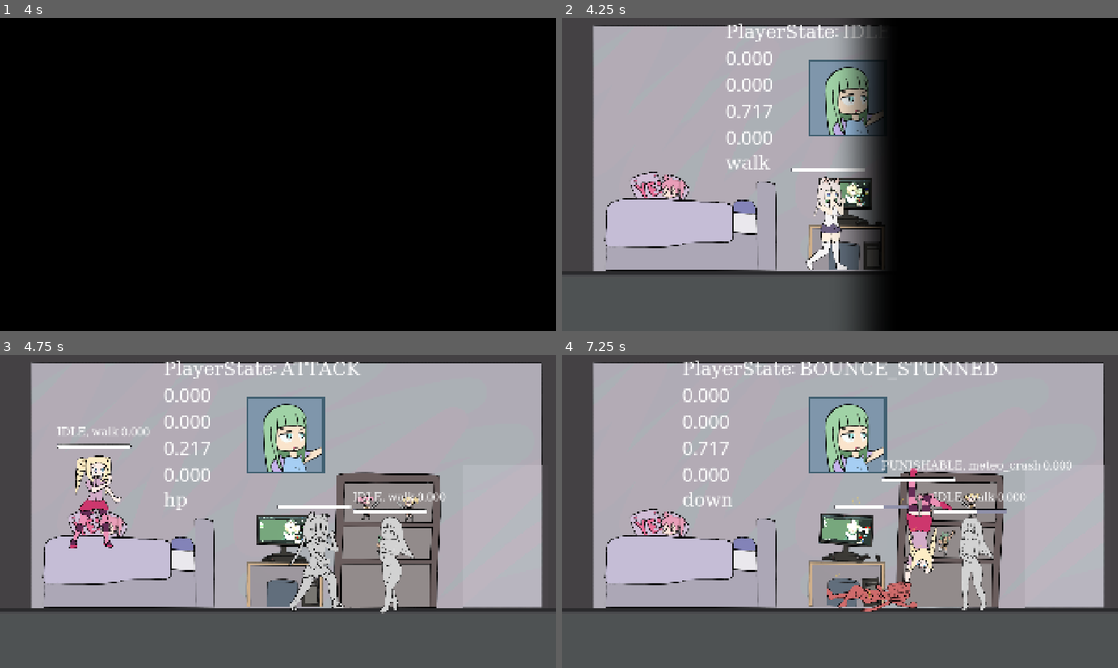
Above: before the commit, frames 1-4 (two rows, left to right).
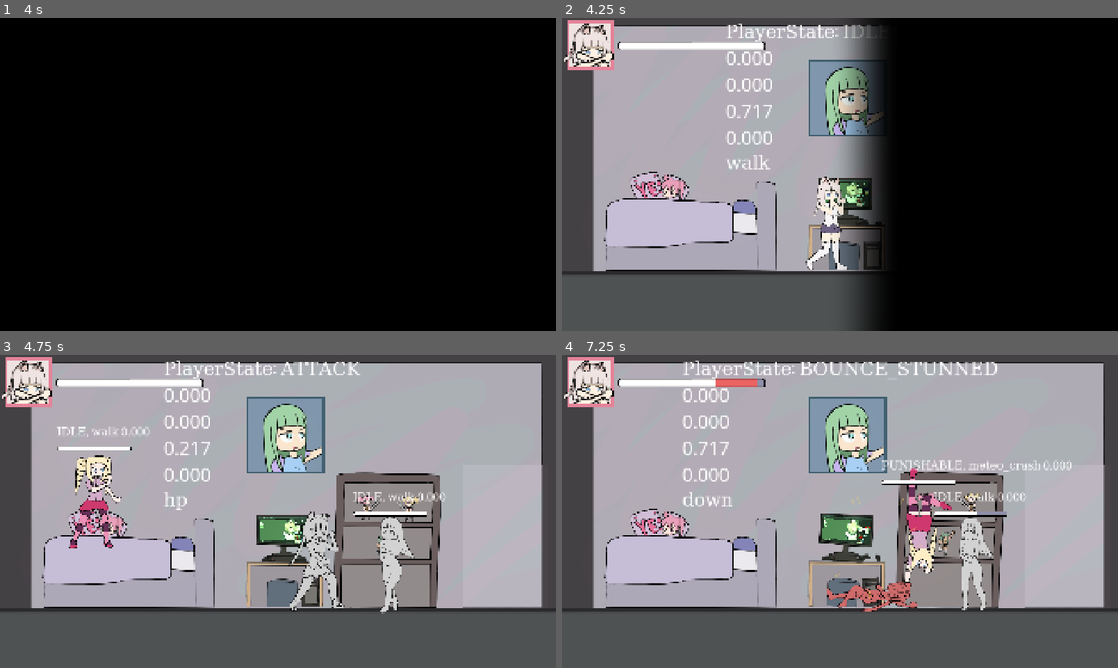
Above: after the commit, the same moments.

Repository: BeatMil/AnimuFight
Game: Godot game, scene res://scenes/main_menu.tscn
Two runs of this game, one before a commit and one after it. Both use one fixed random seed, a clock stepped at 60 frames per second and the inputs below.
Inputs (mouse positions are in pixels of both pictures, inside the frame that each line leads up to):
- Up to frame 1 (4 s): click "Start" at 0.5 s; tap Enter (ui_accept) at 1.25, 1.52, 2.27, 3.77 s; move the mouse to (400, 158) at 1.27 s; hold , (execute) 1.28-2.03 s; hold D (right) 1.28-2.78 s; click (400, 158) at 1.42 s; tap J (hp) at 1.55, 2.1, 3.05 s; move the mouse to (166, 190) at 2.02 s; tap , (execute) at 2.3, 3.8 s; move the mouse to (333, 105) at 2.77 s; hold A (left) 2.78-3.53 s; hold Space (block) 2.78-3.53 s; move the mouse to (250, 237) at 3.52 s; hold D (right) from 3.53 s (still down); tap L (dodge) at 3.6 s; click (250, 237) at 3.67 s
- Up to frame 2 (4.25 s): keep holding D (right)
- Up to frame 3 (4.75 s): keep holding D (right); move the mouse to (444, 558) at 4.27 s; hold , (execute) from 4.28 s (still down); tap Enter (ui_accept) at 4.52 s; tap J (hp) at 4.55 s
- Up to frame 4 (7.25 s): move the mouse to (673, 464) at 5.02 s; release D (right) at 5.03 s; release , (execute) at 5.03 s; hold A (left) 5.03-5.78 s; tap U (grab) at 5.1 s; tap Enter (ui_accept) at 5.27, 6.77 s; tap , (execute) at 5.3, 6.8 s; move the mouse to (867, 511) at 5.77 s; hold D (right) 5.78-6.53 s; hold J (hp) 5.78-6.53 s; click (867, 511) at 5.92 s; move the mouse to (756, 433) at 6.52 s; hold A (left) from 6.53 s (still down); tap K (lp) at 6.6 s

Frame 1 is identical in both runs. In frame 2, 2.3% of the frame differs, in the area x 0-56%, y 0-61%; in frame 3, 3.0%; in frame 4, 3.1%, in the area x 0-80%, y 0-61%.

Commit message:
Update hp_bar
looks way better now XD

Diff:
--- a/nodes/boss01.tscn
+++ b/nodes/boss01.tscn
@@ -2006,6 +2006,12 @@
 wait_time = 0.5
 autostart = true
 
+[node name="HpBar" parent="." index="12"]
+offset_left = -128.0
+offset_top = -184.0
+offset_right = 128.0
+offset_bottom = -168.0
+
 [connection signal="animation_finished" from="AnimationPlayer" to="." method="_on_animation_player_animation_finished"]
 [connection signal="timeout" from="Timer" to="." method="_on_timer_timeout"]
 [connection signal="body_entered" from="LpRange" to="." method="_on_lp_range_body_entered"]
--- a/nodes/enemy_01.tscn
+++ b/nodes/enemy_01.tscn
@@ -1711,6 +1711,12 @@
 [node name="AttackTimer" type="Timer" parent="." index="13"]
 wait_time = 0.5
 
+[node name="HpBar" parent="." index="14"]
+offset_left = -128.0
+offset_top = -184.0
+offset_right = 128.0
+offset_bottom = -168.0
+
 [connection signal="animation_finished" from="AnimationPlayer" to="." method="_on_animation_player_animation_finished"]
 [connection signal="timeout" from="Timer" to="." method="_on_timer_timeout"]
 [connection signal="body_entered" from="LpRangeR" to="." method="_on_lp_range_r_body_entered"]
--- a/nodes/enemy_02.tscn
+++ b/nodes/enemy_02.tscn
@@ -1660,7 +1660,7 @@
 collision_mask = 15
 script = ExtResource("2_tp74s")
 is_notarget = false
-hp = 30
+hp = 15
 
 [node name="Sprite2D" parent="." index="0"]
 texture = ExtResource("1_3e6vd")
@@ -1726,6 +1726,12 @@
 
 [node name="AttackTimer" type="Timer" parent="." index="13"]
 wait_time = 0.5
+
+[node name="HpBar" parent="." index="14"]
+offset_left = -128.0
+offset_top = -184.0
+offset_right = 128.0
+offset_bottom = -168.0
 
 [connection signal="animation_finished" from="AnimationPlayer" to="." method="_on_animation_player_animation_finished"]
 [connection signal="timeout" from="Timer" to="." method="_on_timer_timeout"]
--- a/nodes/hp_bar.tscn
+++ b/nodes/hp_bar.tscn
@@ -1,21 +1,31 @@
-[gd_scene load_steps=6 format=3 uid="uid://cwih0xhe7lqho"]
+[gd_scene load_steps=7 format=3 uid="uid://cwih0xhe7lqho"]
 
 [ext_resource type="Texture2D" uid="uid://c3b6kk7qnc1da" path="res://media/sprites/hp_bar/hp_bar_background.png" id="1_8oovt"]
+[ext_resource type="Texture2D" uid="uid://bwloo3t4ienrm" path="res://media/sprites/hp_bar/hp_bar_foreground_thick.png" id="1_e7xo8"]
 [ext_resource type="Script" uid="uid://cflm7852np3ah" path="res://scripts/hp_bar.gd" id="1_rawco"]
-[ext_resource type="Texture2D" uid="uid://deiwkhjig4ipl" path="res://media/sprites/hp_bar/hp_bar_foreground.png" id="2_e7xo8"]
 [ext_resource type="Texture2D" uid="uid://dx1iv6cw3fqwe" path="res://media/sprites/hp_bar/hp_bar_inner.png" id="3_gcqa6"]
+[ext_resource type="Texture2D" uid="uid://qgwqsqni7ddo" path="res://media/sprites/hp_bar/hp_bar_red.png" id="5_gcqa6"]
 
 [sub_resource type="Theme" id="Theme_cs48e"]
 
 [node name="HpBar" type="TextureProgressBar"]
-offset_left = -128.0
-offset_top = -192.0
-offset_right = 128.0
-offset_bottom = -176.0
+offset_right = 256.0
+offset_bottom = 16.0
 theme = SubResource("Theme_cs48e")
 max_value = 5.0
-value = 3.0
-texture_under = ExtResource("1_8oovt")
-texture_over = ExtResource("2_e7xo8")
+step = 0.1
+value = 4.0
+texture_over = ExtResource("1_e7xo8")
 texture_progress = ExtResource("3_gcqa6")
 script = ExtResource("1_rawco")
+
+[node name="BackBar" type="TextureProgressBar" parent="."]
+show_behind_parent = true
+layout_mode = 0
+offset_right = 256.0
+offset_bottom = 20.0
+max_value = 5.0
+step = 0.1
+value = 5.0
+texture_under = ExtResource("1_8oovt")
+texture_progress = ExtResource("5_gcqa6")
--- a/nodes/player.tscn
+++ b/nodes/player.tscn
@@ -6,6 +6,7 @@
 [ext_resource type="Script" uid="uid://d3ir3n0svk323" path="res://scripts/player.gd" id="2_t4427"]
 [ext_resource type="FontFile" uid="uid://di6hlk3rdui6r" path="res://media/fonts/NotoNaskhArabicUI-Regular.ttf" id="3_q6yga"]
 [ext_resource type="Texture2D" uid="uid://lo6pn004mau8" path="res://media/sprites/char1/FirstChar_idle.png" id="3_uo2uk"]
+[ext_resource type="PackedScene" uid="uid://cwih0xhe7lqho" path="res://nodes/hp_bar.tscn" id="4_0a5oy"]
 [ext_resource type="PackedScene" uid="uid://bebekibsp4il2" path="res://nodes/camera_2d.tscn" id="4_uqopg"]
 [ext_resource type="Texture2D" uid="uid://d2vdd4fbwjquv" path="res://media/sprites/char1/vanilla_air_slam.png" id="6_2anje"]
 [ext_resource type="AudioStream" uid="uid://esqhx6i0655e" path="res://media/sfxs/gura_a.wav" id="8_g2x0t"]
@@ -4094,6 +4095,31 @@
 theme_override_fonts/font = ExtResource("3_q6yga")
 theme_override_font_sizes/font_size = 64
 
+[node name="HpBar2" parent="CanvasLayer" index="1" instance=ExtResource("4_0a5oy")]
+offset_left = 190.0
+offset_top = 79.0
+offset_right = 446.0
+offset_bottom = 95.0
+scale = Vector2(2, 2)
+size_flags_vertical = 0
+
+[node name="FirstCharBlock" type="Sprite2D" parent="CanvasLayer" index="2"]
+position = Vector2(8, 0)
+texture = ExtResource("11_xlakb")
+centered = false
+region_enabled = true
+region_rect = Rect2(195, 30, 169, 169)
+
+[node name="Polygon2D" type="Polygon2D" parent="CanvasLayer/FirstCharBlock" index="0"]
+show_behind_parent = true
+color = Color(0.900531, 0.521334, 0.604143, 1)
+polygon = PackedVector2Array(8, 8, 168, 8, 168, 176, 8, 176)
+
+[node name="Polygon2D2" type="Polygon2D" parent="CanvasLayer/FirstCharBlock" index="1"]
+show_behind_parent = true
+color = Color(0.941176, 0.898039, 0.886275, 1)
+polygon = PackedVector2Array(16, 16, 160, 16, 160, 168, 16, 168)
+
 [node name="Sprite2D" parent="." index="1"]
 texture = ExtResource("3_uo2uk")
 
@@ -4151,6 +4177,9 @@
 visible = false
 position = Vector2(387, 0)
 shape = SubResource("RectangleShape2D_8u5p4")
+
+[node name="HpBar" parent="." index="10"]
+visible = false
 
 [node name="WorldEnvironment" type="WorldEnvironment" parent="." index="12"]
 environment = SubResource("Environment_3pser")
--- a/nodes/stage01/bed.tscn
+++ b/nodes/stage01/bed.tscn
@@ -264,4 +264,9 @@
 [node name="AudioStreamPlayer" type="AudioStreamPlayer" parent="AnimationPlayer"]
 bus = &"SmolBus"
 
+[node name="Shadow" type="Polygon2D" parent="."]
+visible = false
+color = Color(0, 0, 0, 0.204)
+polygon = PackedVector2Array(-216, -104, -216, -144, -208, -176, -104, -184, -8, -160, 8, -96, 216, -96, 224, -152, 312, -152, 312, 160, -312, 160, -304, -96)
+
 [connection signal="area_entered" from="Area2D" to="." method="_on_area_2d_area_entered"]
--- a/nodes/stage01/desktop.tscn
+++ b/nodes/stage01/desktop.tscn
@@ -406,10 +406,19 @@
 [sub_resource type="Environment" id="Environment_c5wp5"]
 background_mode = 3
 glow_enabled = true
+glow_intensity = 1.91
+glow_strength = 0.74
 glow_blend_mode = 1
+glow_hdr_threshold = 0.76
+glow_hdr_scale = 1.07
 
 [node name="Desktop" type="Node2D"]
 script = ExtResource("1_yk18u")
+
+[node name="Shadow" type="Polygon2D" parent="."]
+visible = false
+color = Color(0, 0, 0, 0.286)
+polygon = PackedVector2Array(-104, -184, 104, -184, 104, -40, 144, -32, 144, 152, -144, 152, -144, -24, -104, -32)
 
 [node name="Area2D" type="Area2D" parent="." groups=["background_object"]]
 collision_layer = 64
@@ -430,7 +439,7 @@
 texture = ExtResource("3_232ke")
 
 [node name="ComputerScreen" type="Sprite2D" parent="."]
-self_modulate = Color(1.5, 1.8, 1.5, 1)
+self_modulate = Color(1, 1.5, 1, 1)
 position = Vector2(-4, -126)
 scale = Vector2(0.0944445, 0.0944445)
 texture = ExtResource("4_qi5p6")
--- a/nodes/stage01/shelf.tscn
+++ b/nodes/stage01/shelf.tscn
@@ -265,4 +265,10 @@
 texture = ExtResource("6_4jvbx")
 flip_h = true
 
+[node name="Shadow" type="Polygon2D" parent="."]
+visible = false
+position = Vector2(-8, 0)
+color = Color(0, 0, 0, 0.204)
+polygon = PackedVector2Array(-184, -240, 208, -240, 208, 240, -184, 240)
+
 [connection signal="area_entered" from="Area2D" to="." method="_on_area_2d_area_entered"]
--- a/scenes/stage01.tscn
+++ b/scenes/stage01.tscn
@@ -601,6 +601,17 @@
 &"stage01_track_copyright": SubResource("Animation_apweq")
 }
 
+[sub_resource type="Gradient" id="Gradient_gfirb"]
+offsets = PackedFloat32Array(0, 0.25, 0.759399)
+colors = PackedColorArray(1, 1, 1, 1, 0.432584, 0.432584, 0.432584, 1, 0, 0, 0, 1)
+metadata/_snap_enabled = true
+metadata/_snap_count = 12
+
+[sub_resource type="GradientTexture2D" id="GradientTexture2D_r2yrr"]
+gradient = SubResource("Gradient_gfirb")
+fill = 1
+fill_from = Vector2(0.5, 0.5)
+
 [node name="Stage01" type="Node2D"]
 script = ExtResource("1_peto1")
 
@@ -1040,6 +1051,17 @@
 position = Vector2(-92, 3938)
 scale = Vector2(2966.4, 27.747)
 
+[node name="Lights" type="Node2D" parent="."]
+visible = false
+
+[node name="PointLight2D" type="PointLight2D" parent="Lights"]
+position = Vector2(800, 624)
+texture = SubResource("GradientTexture2D_r2yrr")
+texture_scale = 16.0
+
+[node name="CanvasModulate" type="CanvasModulate" parent="Lights"]
+color = Color(0.345776, 0.364926, 0.547521, 1)
+
 [connection signal="body_entered" from="DebrisArea2D" to="." method="_on_debris_area_2d_body_entered"]
 [connection signal="body_entered" from="BounceToLeft" to="." method="_on_bounce_to_left_body_entered"]
 [connection signal="body_entered" from="BounceToRight" to="." method="_on_bounce_to_right_body_entered"]
--- a/scripts/hp_bar.gd
+++ b/scripts/hp_bar.gd
@@ -1,15 +1,30 @@
 extends TextureProgressBar
+@onready var back_bar: TextureProgressBar = $BackBar
 
+
+#############################################################
+## Signals
+#############################################################
+signal hp_up_sig
+signal hp_down_sig
 
 #############################################################
 ## Public Functions
 #############################################################
 func hp_down(_amount: int) -> void:
-	value -= _amount
+	# value -= _amount
+	var tween = get_tree().create_tween()
+	tween.tween_property(self, "value", value - _amount, 0.1)
+	tween.tween_property(back_bar, "value", value - _amount, 0.5)
+	emit_signal("hp_down_sig")
 
 
 func hp_up(_amount: int) -> void:
-	value += _amount
+	# value += _amount
+	var tween = get_tree().create_tween()
+	tween.tween_property(self, "value", value + _amount, 0.1)
+	tween.tween_property(back_bar, "value", value + _amount, 0.5)
+	emit_signal("hp_up_sig")
 
 
 func get_hp() -> int:
@@ -19,3 +34,5 @@
 func set_hp(_amount: int) -> void:
 	max_value = _amount
 	value = max_value
+	back_bar.max_value = _amount
+	back_bar.value = max_value
--- a/scripts/player.gd
+++ b/scripts/player.gd
@@ -11,6 +11,7 @@
 @onready var air_throw_pos_l: Marker2D = $HitBoxPos/AirThrowPosL
 @onready var grab_pos_r: Marker2D = $HitBoxPos/GrabPosR
 @onready var grab_pos_l: Marker2D = $HitBoxPos/GrabPosL
+@onready var hp_bar_2: TextureProgressBar = $CanvasLayer/HpBar2
 
 
 #############################################################
@@ -67,6 +68,7 @@
 #############################################################
 func _ready() -> void:
 	move_speed = 50000
+	hp_bar = hp_bar_2
 	hp_bar.set_hp(hp)
 	print_rich("[img]res://media/sprites/char1/FirstChar_block.png[/img]")
 	print_rich("[color=green][b]Nyaaa > w <[/b][/color]")
Binary file added: media/sprites/hp_bar/hp_bar_foreground_thick.png
Not shown, added: media/sprites/hp_bar/hp_bar_foreground_thick.png.import
Binary file added: media/sprites/hp_bar/hp_bar_red.png
Not shown, added: media/sprites/hp_bar/hp_bar_red.png.import
Not shown: 1 places in nodes/player.tscn that only renumber resources
Not shown: 1 places in scenes/stage01.tscn that only renumber resources
